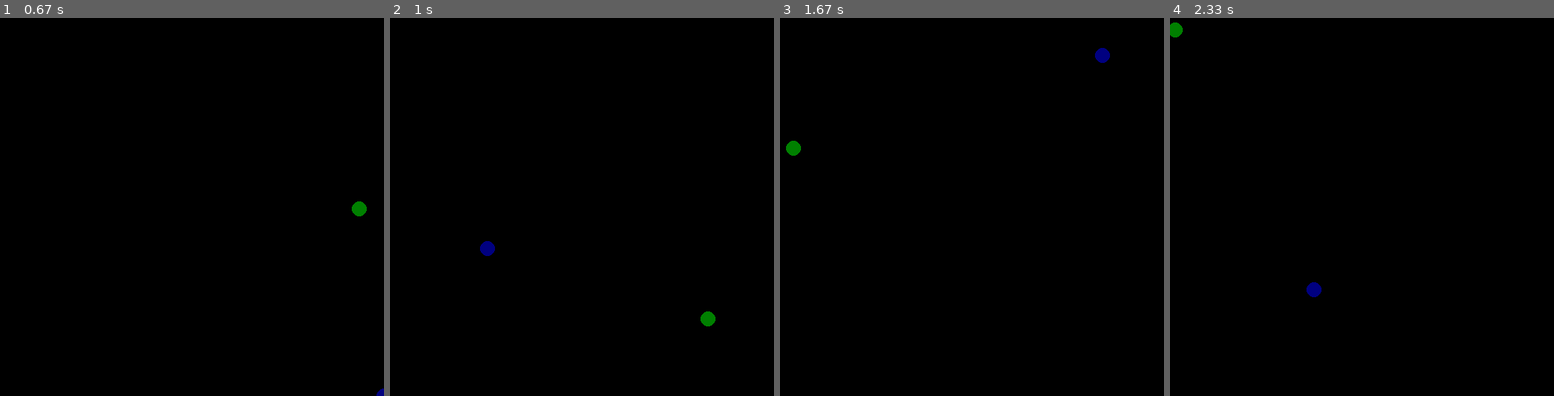
Above: before the commit, frames 1-4 (left to right).
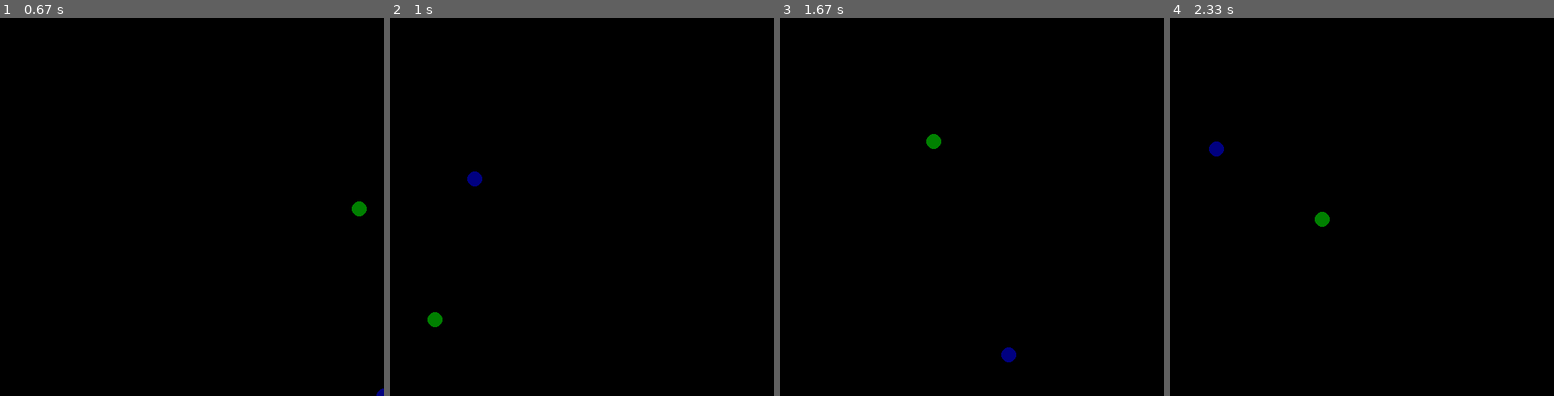
Above: after the commit, the same moments.

Repository: tjacek/planning
Game: pygame game, started from localization/kalman.py
Two runs of this game, one before a commit and one after it. Both use one fixed random seed, a clock stepped at 60 frames per second and the inputs below.
Inputs (mouse positions are in pixels of both pictures, inside the frame that each line leads up to):
- Up to frame 1 (0.67 s): click (192, 203) at 0.38 s
- Up to frame 2 (1 s): click (620, 290) at 0.82 s
- Up to frame 3 (1.67 s): press the mouse at (1010, 290) at 1.13 s; move the mouse to (945, 207) at 1.23 s; release the mouse at (879, 127) at 1.37 s
- Up to frame 4 (2.33 s): press the mouse at (1400, 290) at 1.87 s; move the mouse to (1373, 214) at 1.97 s; release the mouse at (1350, 138) at 2.1 s

Frame 1 is identical in both runs. In frame 2, 0.5% of the frame differs, in the area x 9-85%, y 40-82%; in frame 3, 0.5%; in frame 4, 0.5%.

Commit message:
simple envir

Diff:
--- a/localization/kalman.py
+++ b/localization/kalman.py
@@ -87,7 +87,21 @@
     envir.state*= 0.5
     return envir
 
-envir=random_envir()
+def simple_envir(theta=0.4,dim=2):
+    A=np.array([[np.cos(theta),-np.sin(theta)],
+                [np.sin(theta),np.cos(theta)]]  )
+    B=np.identity(dim)
+    C=np.identity(dim)
+    H=np.identity(dim)
+    cov_v=0.1*np.identity(dim)
+    cov_w=0.1*np.identity(dim)
+    envir= Envir(A,B,C,H,cov_v,cov_w)
+    envir.set_state()
+    envir.set_state()
+    envir.state*= 0.5
+    return envir
+
+envir=simple_envir()
 envir.set_state()
 view=View(envir)
 
